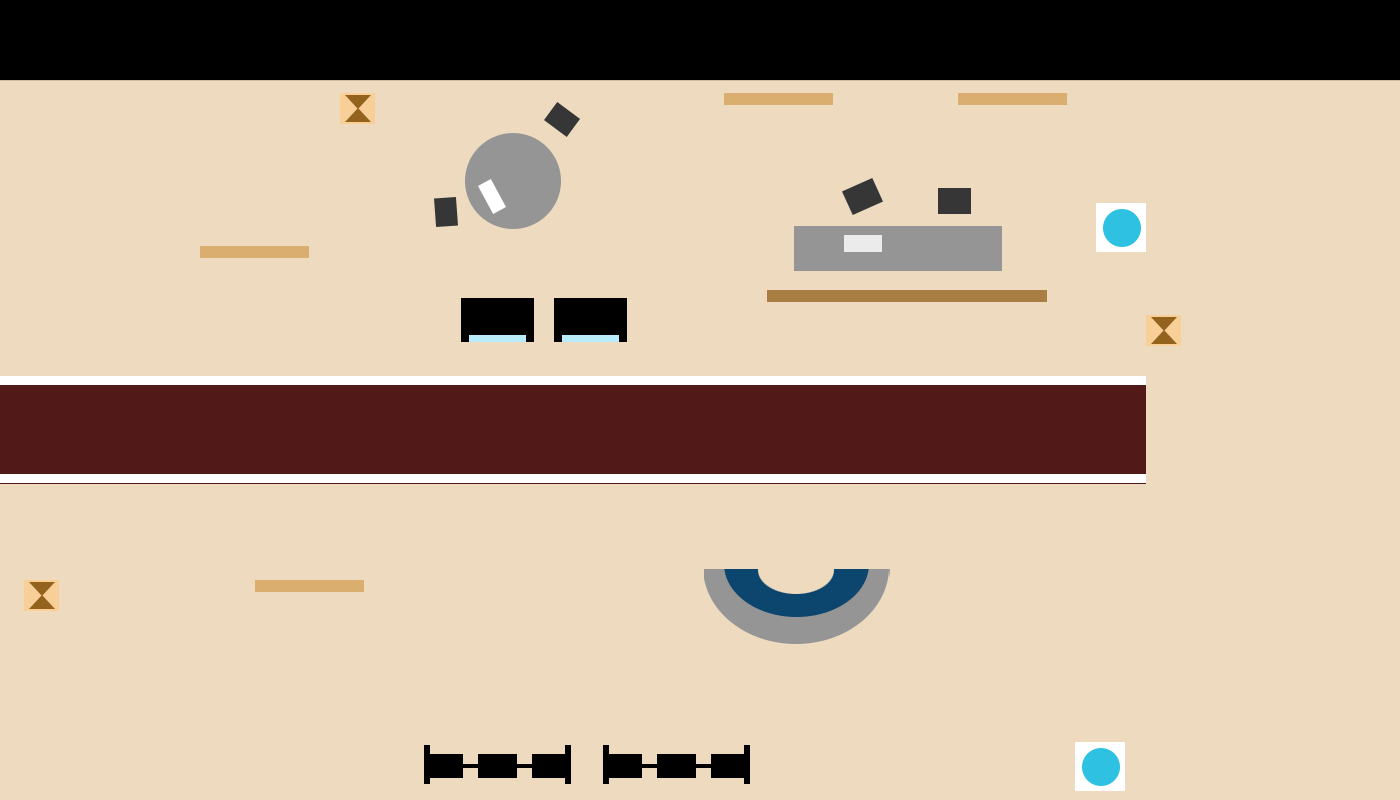
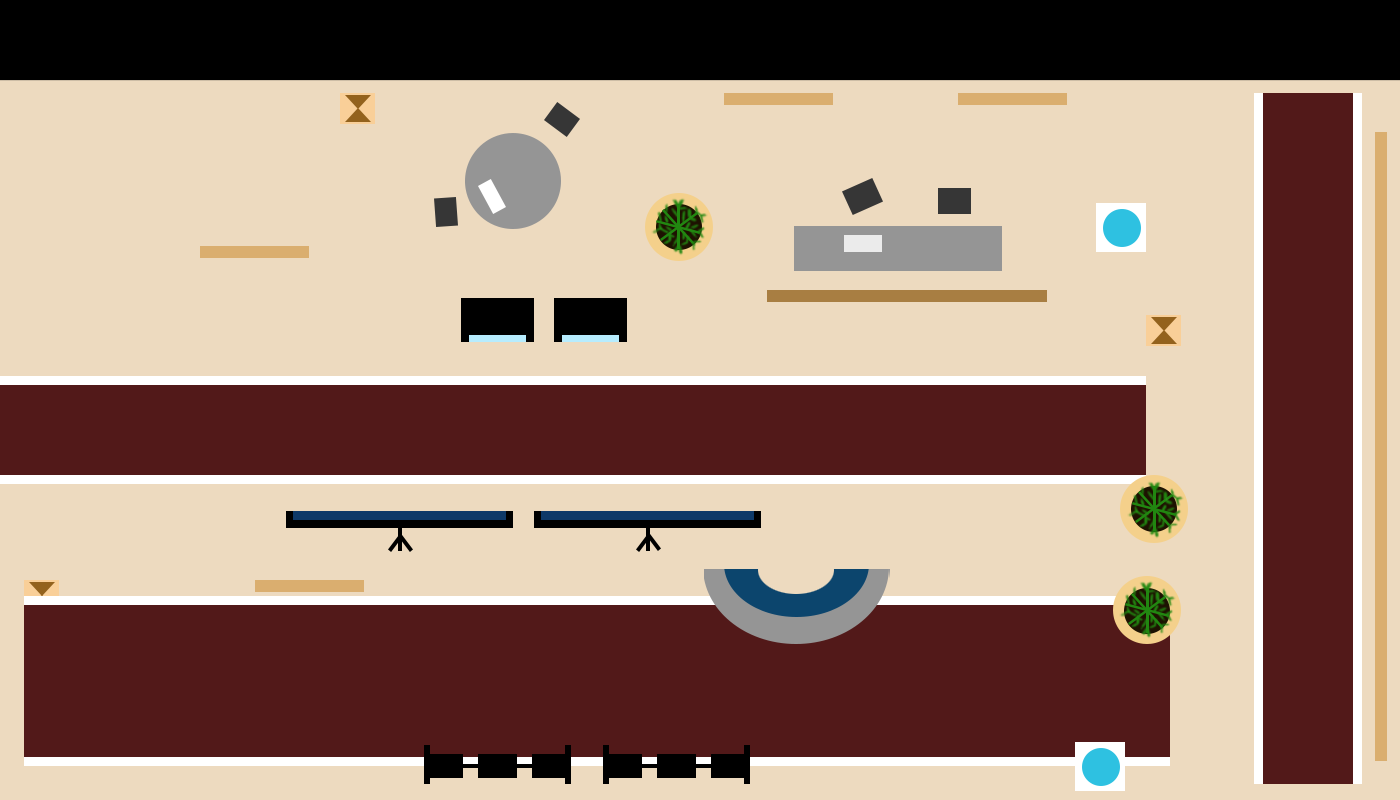
Two versions of the same layered image (1400px x 800px). Layer-by-layer changes:
added layer "Rectangle 11 copy 5" in group "wall hanging" over (x1=1375, y1=132, x2=1387, y2=761)
removed group "carpet" (3 layers) over (x1=0, y1=474, x2=1146, y2=484)
added group "banners copy" with 5 layers above "banners" over (x1=534, y1=511, x2=761, y2=552)
added group "banners" with 5 layers above "plants" over (x1=286, y1=511, x2=513, y2=552)
added group "plants" with 27 layers above "сфкз" over (x1=645, y1=193, x2=1188, y2=644)
added group "сфкз" with 12 layers above "Trash" over (x1=0, y1=93, x2=1362, y2=784)
added group "carpet copy 2" with 3 layers in group "сфкз" over (x1=24, y1=596, x2=1170, y2=766)
moved "Rectangle 10 copy 2" (1st of 2, in "сфкз" › "carpet copy 2") into group "carpet copy 2", painted on it over (x1=0, y1=474, x2=1170, y2=766)
moved "Rectangle 10 copy" (1st of 3, in "сфкз" › "carpet copy 2") into group "carpet copy 2", painted on it over (x1=0, y1=474, x2=1170, y2=605)
moved "Rectangle 10" (1st of 3, in "сфкз" › "carpet copy 2") into group "carpet copy 2", painted on it over (x1=0, y1=474, x2=1170, y2=765)
added group "carpet copy 3" with 3 layers in group "сфкз" over (x1=1254, y1=93, x2=1362, y2=784)
added layer "Rectangle 10 copy 3" in group "carpet copy 3" over (x1=1254, y1=93, x2=1263, y2=784)
added layer "Rectangle 10 copy" (2nd of 3, in "сфкз" › "carpet copy 3") in group "carpet copy 3" over (x1=1353, y1=93, x2=1362, y2=784)
added layer "Rectangle 10" (2nd of 3, in "сфкз" › "carpet copy 3") in group "carpet copy 3" over (x1=1254, y1=93, x2=1362, y2=784)
added group "carpet copy" with 3 layers in group "сфкз" over (x1=0, y1=474, x2=1146, y2=484)
added layer "Rectangle 10 copy 2" (2nd of 2, in "сфкз" › "carpet copy") in group "carpet copy" over (x1=0, y1=476, x2=1146, y2=484)
added layer "Rectangle 10" (3rd of 3, in "сфкз" › "carpet copy") in group "carpet copy" over (x1=0, y1=474, x2=1146, y2=484)
…and 37 more changes (37 added)
